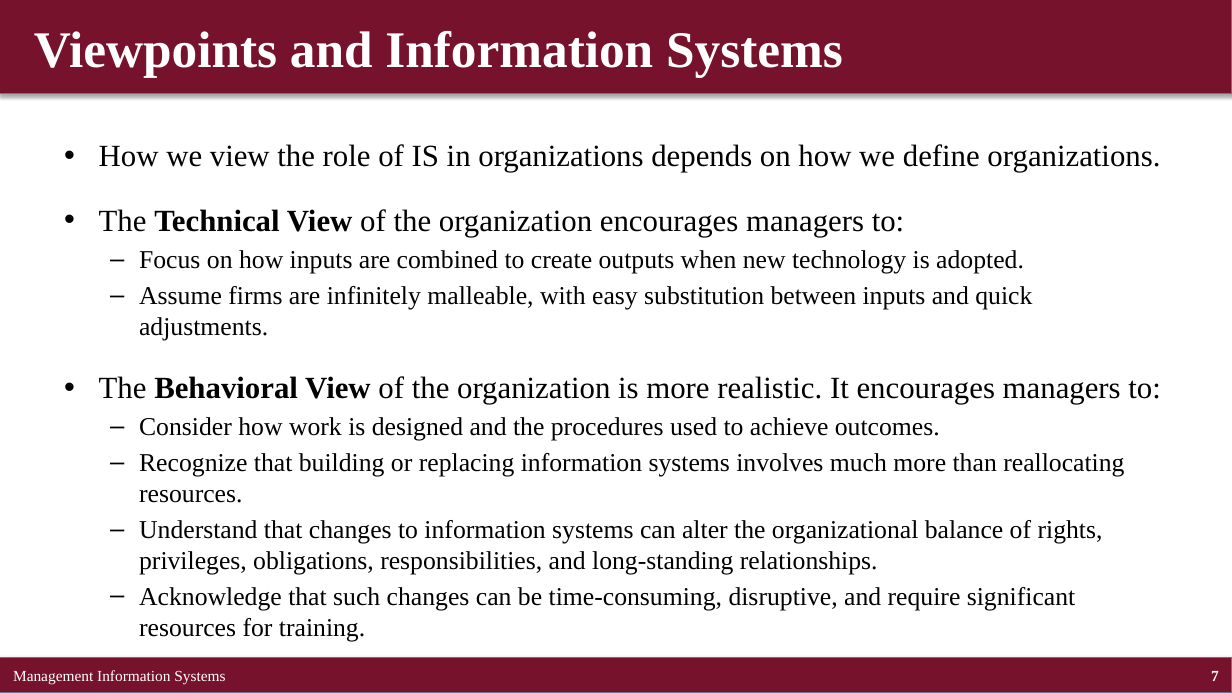
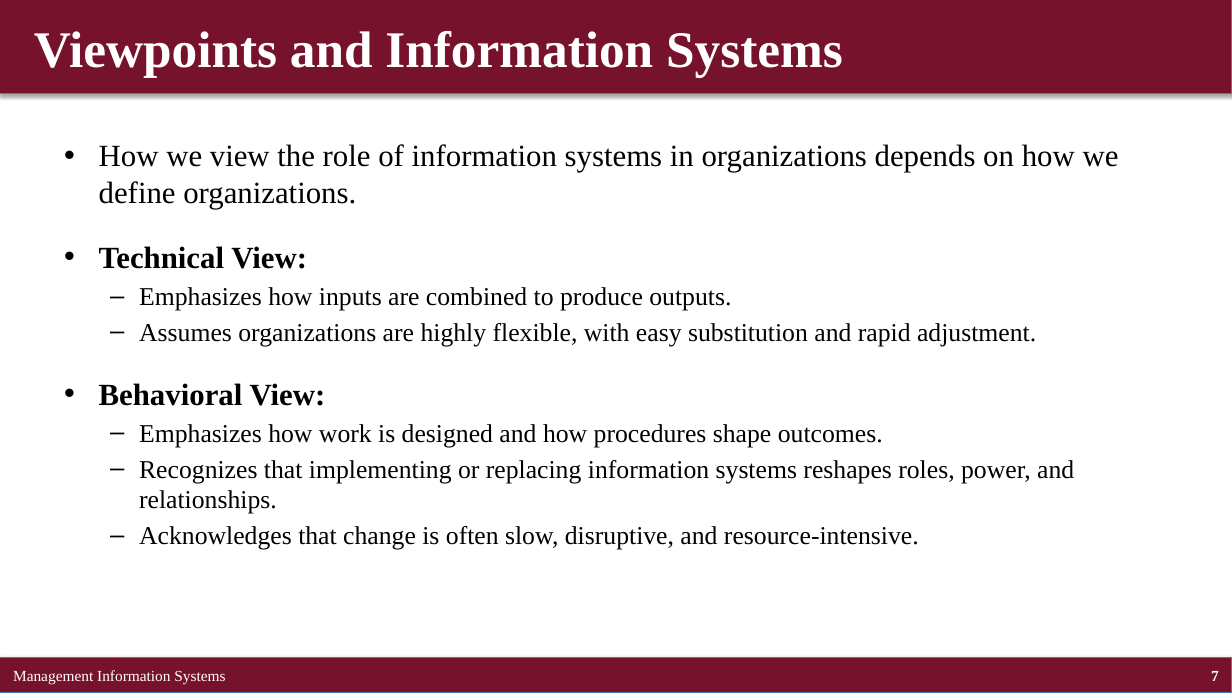
Before and after one commit to brianhwpark/brianhwpark.github.io, a slide deck: slide 7 of files/teaching-resources/concordiacollege-busn-315/busn-315-lecture-note/busn315-ch03.pptx. Drawn at 1232x693 pixels with LibreOffice and Linux fonts; fonts in the diff are those of the drawing. Boxes give left, top, right and bottom in pixels: in the first picture for what was removed or moved away, otherwise in the second. Text is boxed around its words. In the diff, an @@ line names an element or a change of style, - is before the commit and + after.

```diff
--- a/files/teaching-resources/concordiacollege-busn-315/busn-315-lecture-note/busn315-ch03.pptx
+++ b/files/teaching-resources/concordiacollege-busn-315/busn-315-lecture-note/busn315-ch03.pptx
@@ text at (x1=99, y1=144, x2=1119, y2=550): text changed @@
-• How we view the role of IS in organizations depends on how we define organizations.
-• The Technical View of the organization encourages managers to:
-  – Focus on how inputs are combined to create outputs when new technology is adopted.
-  – Assume firms are infinitely malleable, with easy substitution between inputs and quick adjustments.
-• The Behavioral View of the organization is more realistic. It encourages managers to:
-  – Consider how work is designed and the procedures used to achieve outcomes.
-  – Recognize that building or replacing information systems involves much more than reallocating resources.
-  – Understand that changes to information systems can alter the organizational balance of rights, privileges, obligations, responsibilities, and long-standing relationships.
-  – Acknowledge that such changes can be time-consuming, disruptive, and require significant resources for training.
+• How we view the role of information systems in organizations depends on how we define organizations.
+• Technical View:
+  – Emphasizes how inputs are combined to produce outputs.
+  – Assumes organizations are highly flexible, with easy substitution and rapid adjustment.
+• Behavioral View:
+  – Emphasizes how work is designed and how procedures shape outcomes.
+  – Recognizes that implementing or replacing information systems reshapes roles, power, and relationships.
+  – Acknowledges that change is often slow, disruptive, and resource-intensive.
```
Also in this commit, not shown: 46 other slides changed, 5 slides added, 5 slides removed, 8 other files.
